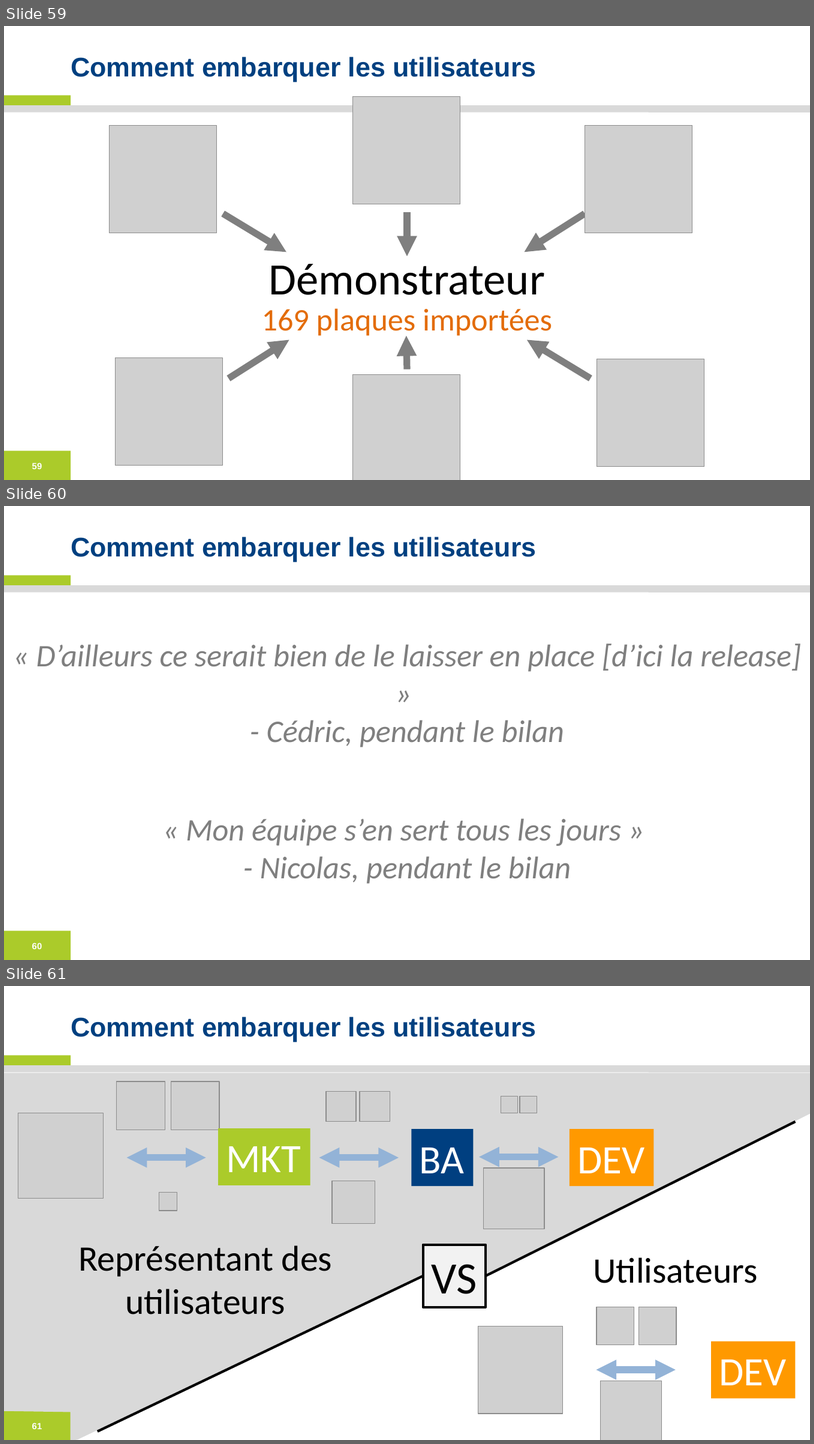
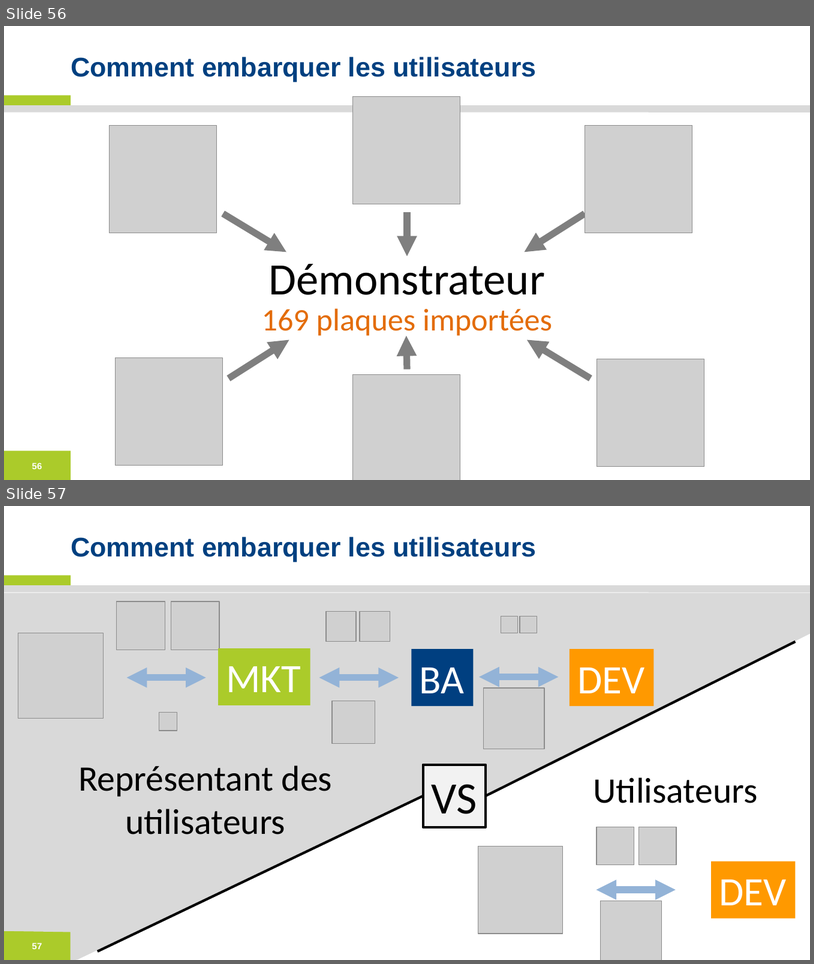
Before and after one commit to acailly/acailly.github.io, a slide deck: confs/developper-avec-utilisateur/developper-avec-utilisateur-matinale.ppsx. Shown one above the other, each under a label of ours: slides 59, 60 and 61 before the commit, slides 56 and 57 after it. The pictures are 814x1444 and 814x964 pixels, drawn with LibreOffice and Linux fonts; fonts in the diff are those of the drawing; grey boxes stand for pictures; background and template pictures are left out. Boxes give left, top, right and bottom in pixels: in the first picture for what was removed or moved away, otherwise in the second. Text is boxed around its words. In the diff, an @@ line names an element or a change of style, - is before the commit and + after.

```diff
--- a/confs/developper-avec-utilisateur/developper-avec-utilisateur-matinale.ppsx
+++ b/confs/developper-avec-utilisateur/developper-avec-utilisateur-matinale.ppsx
@@ slide 60 removed at [4, 506, 810, 960], background #FFFFFF; not listed: 4 template elements that a slide beside it also shows @@
@@ title removed at [71, 537, 537, 562] @@
-Comment embarquer les utilisateurs
@@ text removed at [36, 643, 801, 747] @@
-« D’ailleurs ce serait bien de le laisser en place [d’ici la release] »
-- Cédric, pendant le bilan
@@ text removed at [186, 819, 621, 883] @@
-« Mon équipe s’en sert tous les jours »
-- Nicolas, pendant le bilan
@@ what was slide 59 is now slide 56 @@
@@ page number at [32, 462, 42, 469]: text changed @@
-59
+56
@@ what was slide 61 is now slide 57 @@
@@ page number at [32, 942, 42, 949]: text changed @@
-61
+57
```
Also in this commit, not shown: 2 slides changed, 4 other slides removed.
